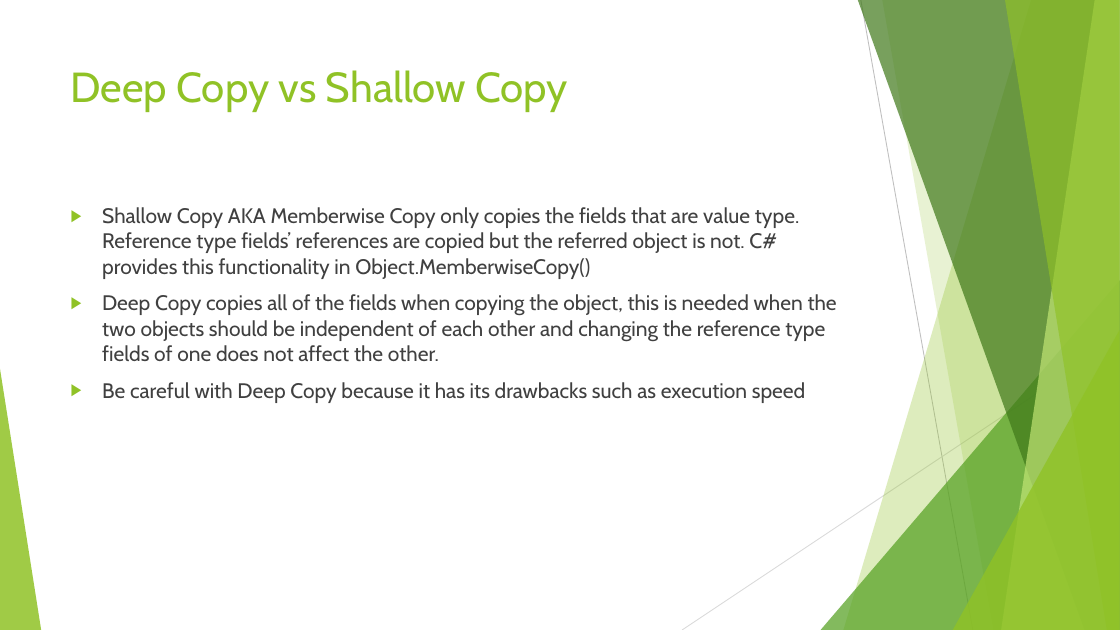
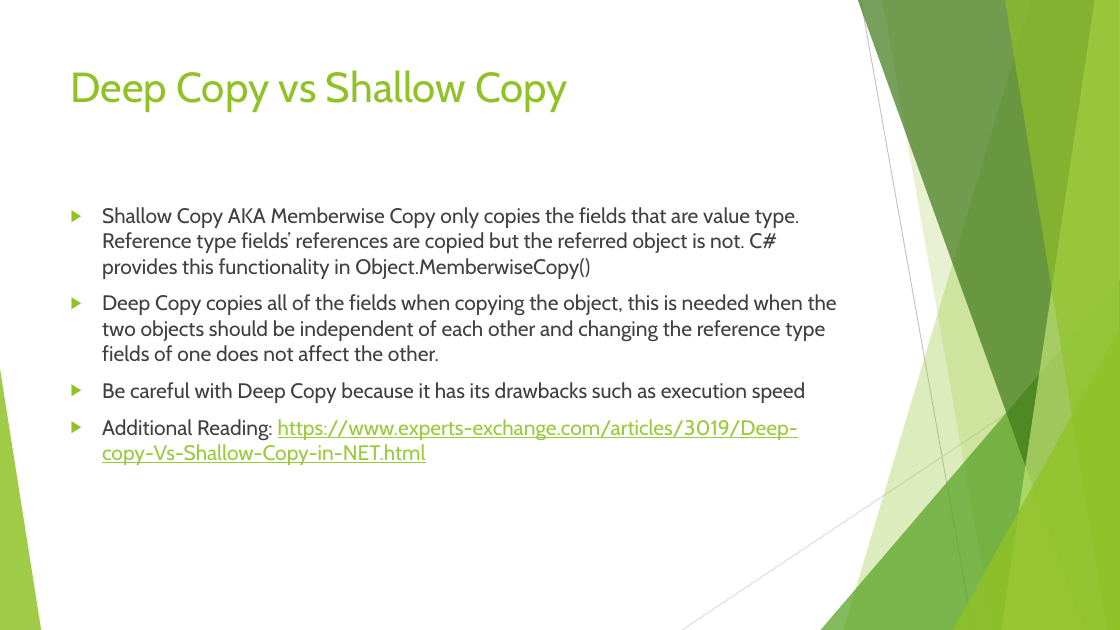
Before and after one commit to cmelende/Design-Patterns, a slide deck: slide 4 of Notes/Powerpoints/Prototype.pptx. Drawn at 1120x630 pixels with LibreOffice and Linux fonts; fonts in the diff are those of the drawing. Boxes give left, top, right and bottom in pixels: in the first picture for what was removed or moved away, otherwise in the second. Text is boxed around its words. In the diff, an @@ line names an element or a change of style, - is before the commit and + after.

```diff
--- a/Notes/Powerpoints/Prototype.pptx
+++ b/Notes/Powerpoints/Prototype.pptx
@@ text at [102, 419, 798, 465]: paragraph added @@
+▶ Additional Reading: https://www.experts-exchange.com/articles/3019/Deep-copy-Vs-Shallow-Copy-in-NET.html
```
